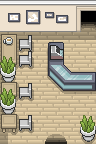
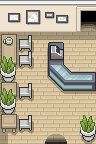
Layered file, before and after one edit (96 x 144). Changes by layer:
painted on "Door" (1st of 2, in "Room") over [76, 6, 96, 32]
painted on "Wall" over [0, 31, 76, 32]
added layer "Layer 14" in group "Room" over [0, 16, 96, 143]
